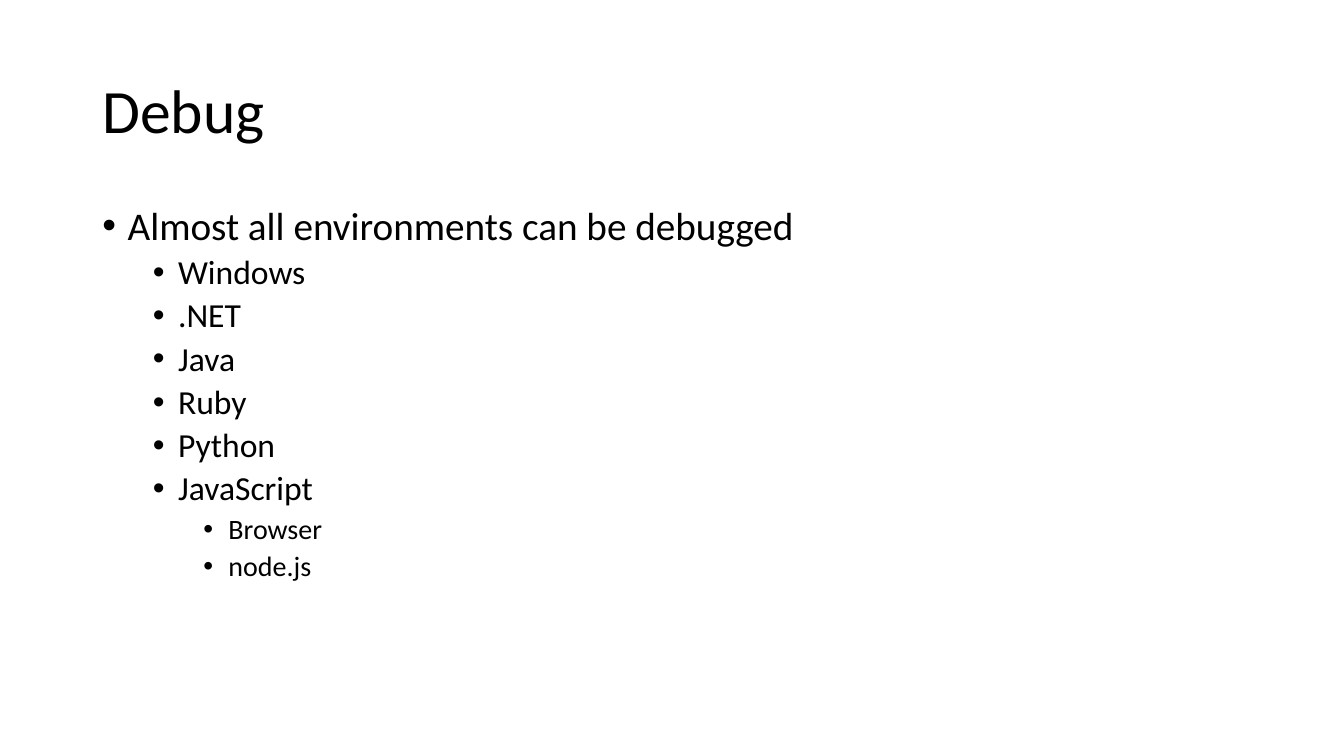
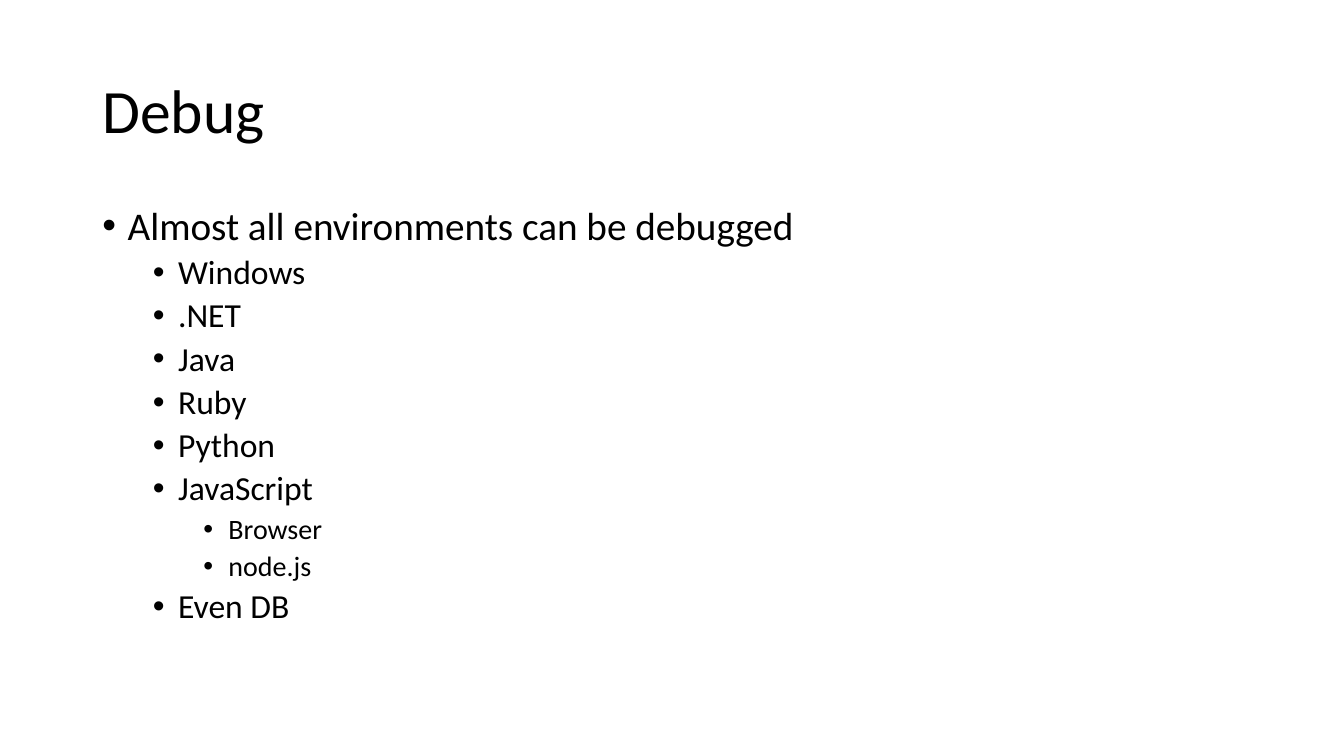
Before and after one commit to chadmichel/Talks, a slide deck: slide 10 of Debugging_2016_10_11/Debugging.pptx. Drawn at 1344x756 pixels with LibreOffice and Linux fonts; fonts in the diff are those of the drawing. Boxes give left, top, right and bottom in pixels: in the first picture for what was removed or moved away, otherwise in the second. Text is boxed around its words. In the diff, an @@ line names an element or a change of style, - is before the commit and + after.

```diff
--- a/Debugging_2016_10_11/Debugging.pptx
+++ b/Debugging_2016_10_11/Debugging.pptx
@@ text at (178, 596, 289, 619): paragraph added @@
+  • Even DB
```
Also in this commit, not shown: 1 other slide changed, 1 slide added, 15 other files.
